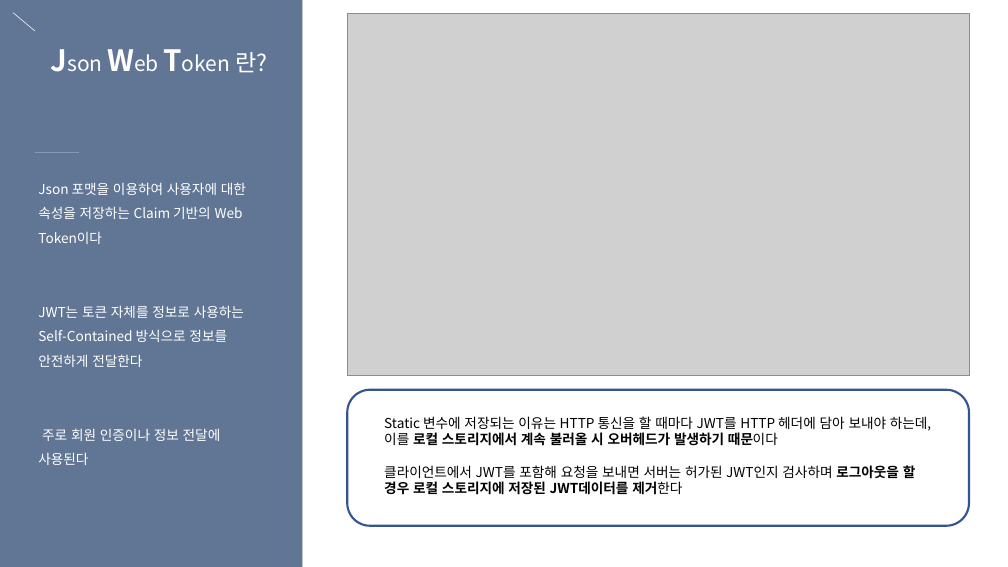
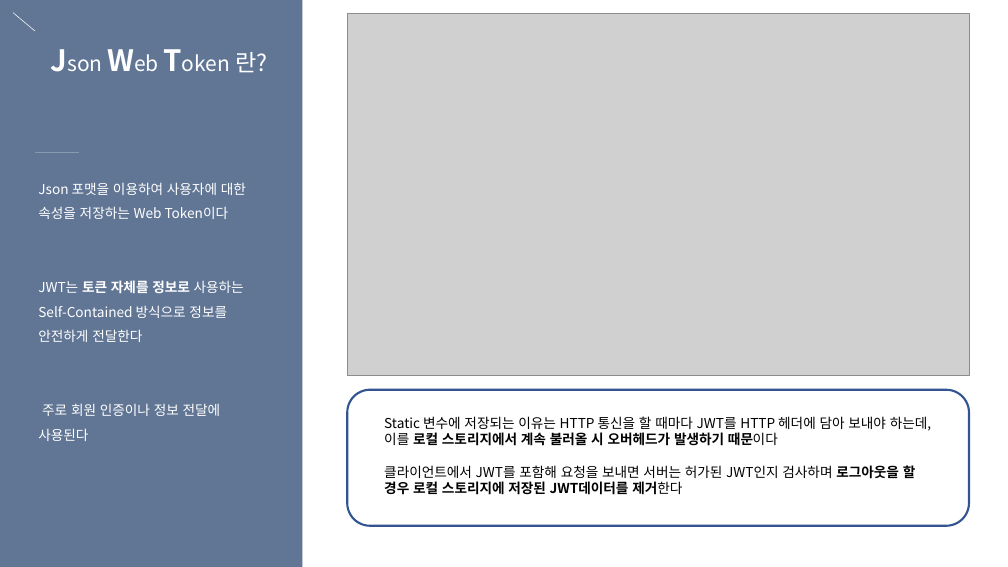
Before and after one commit to eunbee-kim/dmsql1471, a slide deck: slide 14 of 교육/5주차_DB정규화_반정규화_서버인증_세션과쿠키.pptx (slide 13 before the commit). Drawn at 1008x567 pixels with LibreOffice and Linux fonts; fonts in the diff are those of the drawing; grey boxes stand for pictures. Boxes give left, top, right and bottom in pixels: in the first picture for what was removed or moved away, otherwise in the second. Text is boxed around its words. In the diff, an @@ line names an element or a change of style, - is before the commit and + after.

```diff
--- a/교육/5주차_DB정규화_반정규화_서버인증_세션과쿠키.pptx
+++ b/교육/5주차_DB정규화_반정규화_서버인증_세션과쿠키.pptx
@@ text at bbox=[38, 182, 246, 219]: text changed @@
-Json 포맷을 이용하여 사용자에 대한 속성을 저장하는 Claim 기반의 Web Token이다
+Json 포맷을 이용하여 사용자에 대한 속성을 저장하는 Web Token이다
@@ text at bbox=[38, 280, 244, 342]: bold on in "토큰 자체를 정보로" @@
```
Also in this commit, not shown: 4 other slides changed, 1 slide added.
